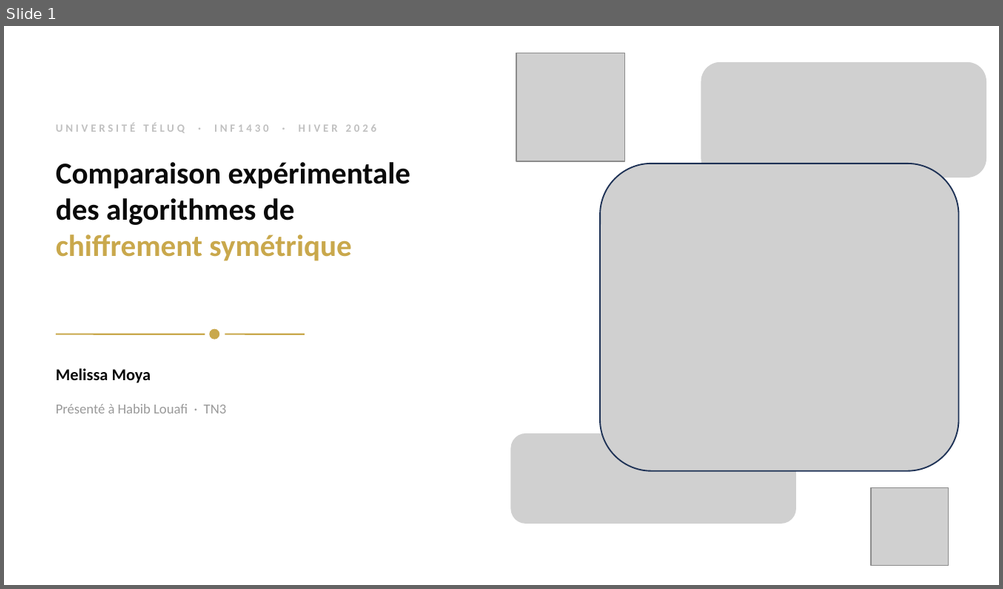
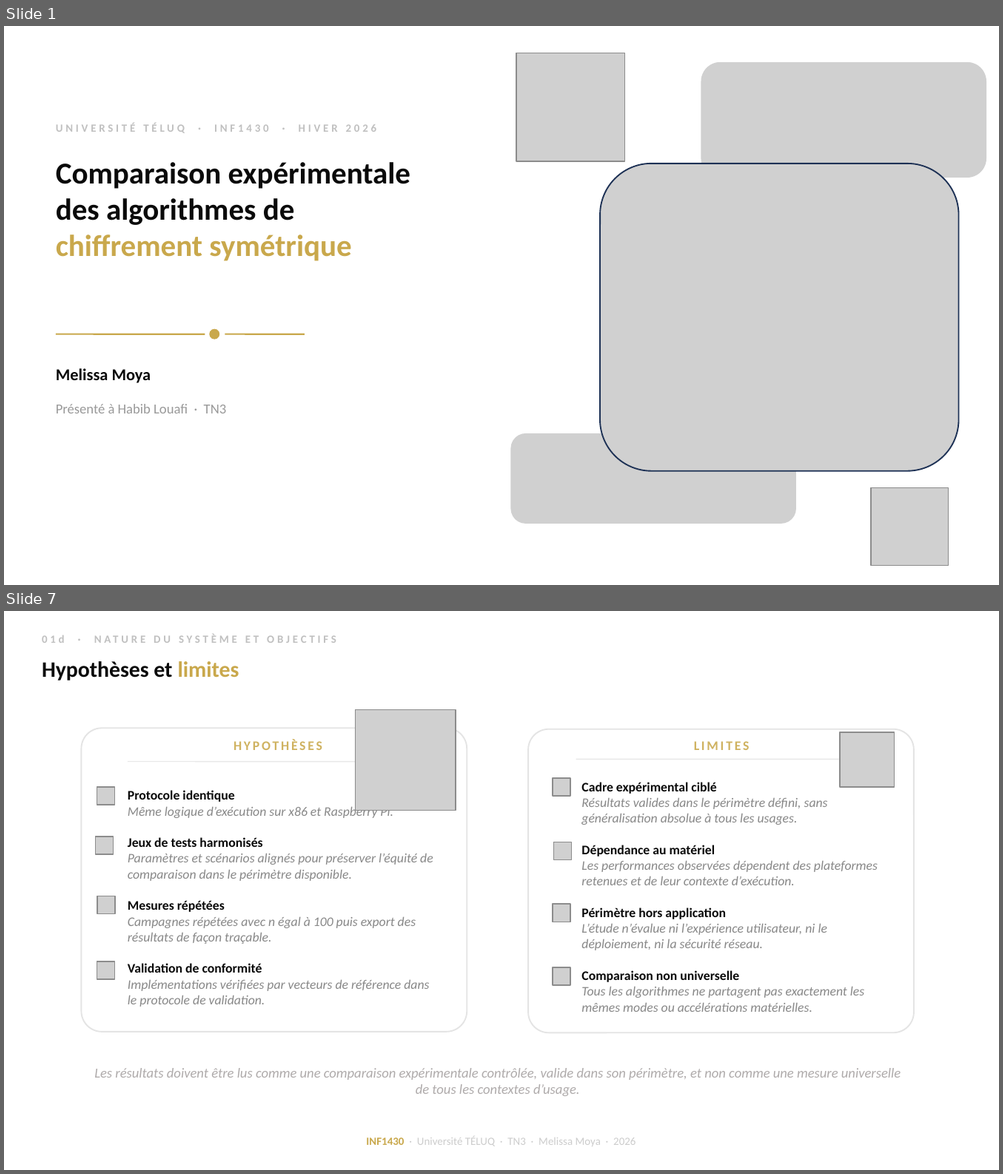
Before and after one commit to moyamelissa/INF1430-Comparaison-Chiffrement-Symetrique, a slide deck: docs/02-deliverables/INF1430_TN3_Melissa_Moya.pptx. Shown one above the other, each under a label of ours: slide 1 before the commit, slides 1 and 7 after it; the slides between them are not shown. The pictures are 1003x589 and 1003x1174 pixels, drawn with LibreOffice and Linux fonts; fonts in the diff are those of the drawing; grey boxes stand for pictures. Boxes give left, top, right and bottom in pixels: in the first picture for what was removed or moved away, otherwise in the second. Text is boxed around its words. In the diff, an @@ line names an element or a change of style, - is before the commit and + after.

```diff
--- a/docs/02-deliverables/INF1430_TN3_Melissa_Moya.pptx
+++ b/docs/02-deliverables/INF1430_TN3_Melissa_Moya.pptx
@@ slide 7 added at (4,611,999,1170), background #FFFFFF @@
@@ text added at (42,635,65,643), 8 pt, text #C0C0C0, bold @@
+01d · NATURE DU SYSTÈME ET OBJECTIFS
@@ text added at (42,661,239,681), 16 pt, text #0A0A0A, bold @@
+Hypothèses et limites
@@ picture added at (355,709,455,810) @@
@@ rounded rectangle added at (82,729,467,1033), fill #FFFFFF, outline #E4E4E4 1 pt @@
@@ text added at (233,740,322,750), 9.5 pt, text #CFB260, bold @@
+HYPOTHÈSES
@@ rounded rectangle added at (528,729,914,1034), fill #FFFFFF, outline #E4E4E4 1 pt @@
@@ text added at (694,741,749,750), 9.5 pt, text #CFB260, bold @@
+LIMITES
@@ picture added at (839,732,894,787) @@
@@ line added from (128, 761) to (431, 761), #E8E8E8 0.8 pt @@
@@ line added from (576, 759) to (878, 759), #E8E8E8 0.8 pt @@
@@ picture added at (96,787,114,805) @@
@@ picture added at (552,778,570,796) @@
@@ text added at (581,782,877,1012), 9.5 pt, text #888888, italic @@
+Cadre expérimental ciblé
+Résultats valides dans le périmètre défini, sans généralisation absolue à tous les usages.
+Dépendance au matériel
+Les performances observées dépendent des plateformes retenues et de leur contexte d’exécution.
+Périmètre hors application
+L’étude n’évalue ni l’expérience utilisateur, ni le déploiement, ni la sécurité réseau.
+Comparaison non universelle
+Tous les algorithmes ne partagent pas exactement les mêmes modes ou accélérations matérielles.
@@ text added at (128,790,433,1007), 9.5 pt, text #888888, italic @@
+Protocole identique
+Même logique d’exécution sur x86 et Raspberry Pi.
+Jeux de tests harmonisés
+Paramètres et scénarios alignés pour préserver l’équité de comparaison dans le périmètre disponible.
+Mesures répétées
+Campagnes répétées avec n égal à 100 puis export des résultats de façon traçable.
+Validation de conformité
+Implémentations vérifiées par vecteurs de référence dans le protocole de validation.
@@ picture added at (96,837,114,854) @@
@@ picture added at (553,843,571,860) @@
@@ picture added at (97,897,116,914) @@
@@ picture added at (552,904,570,923) @@
@@ picture added at (96,962,114,980) @@
@@ picture added at (552,968,570,986) @@
@@ text added at (94,1068,901,1096), 10 pt, text #AFABAB, italic @@
+Les résultats doivent être lus comme une comparaison expérimentale contrôlée, valide dans son périmètre, et non comme une mesure universelle de tous les contextes d’usage.
@@ text added at (366,1136,635,1147), 8 pt, text #CCCCCC @@
+INF1430 · Université TÉLUQ · TN3 · Melissa Moya · 2026
```
Also in this commit, not shown: 14 slides changed, 14 other slides added, 8 slides removed, 13 other files.
